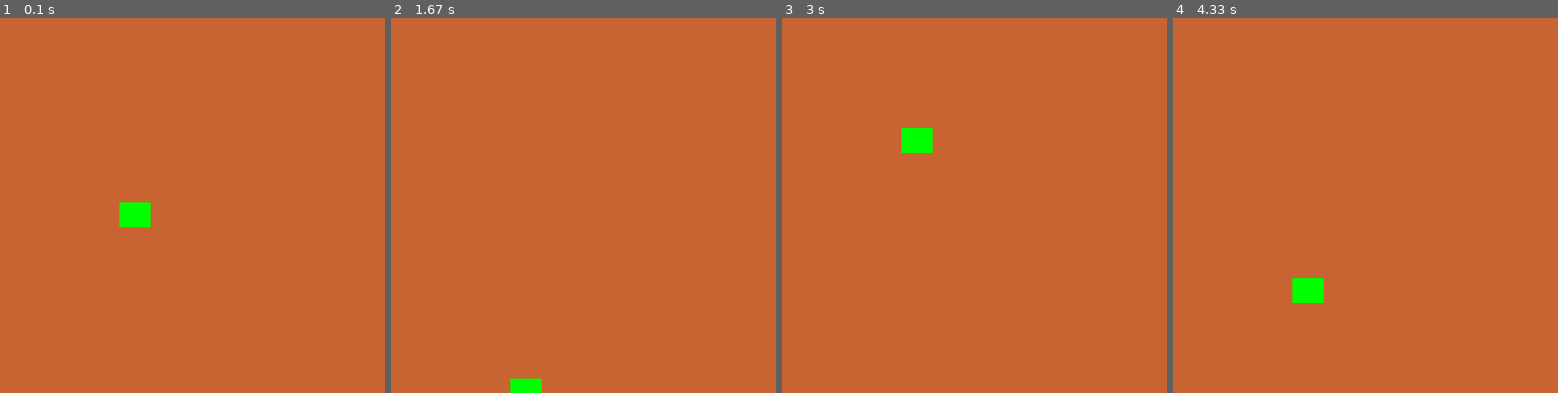
Above: before the commit, frames 1-4 (left to right).
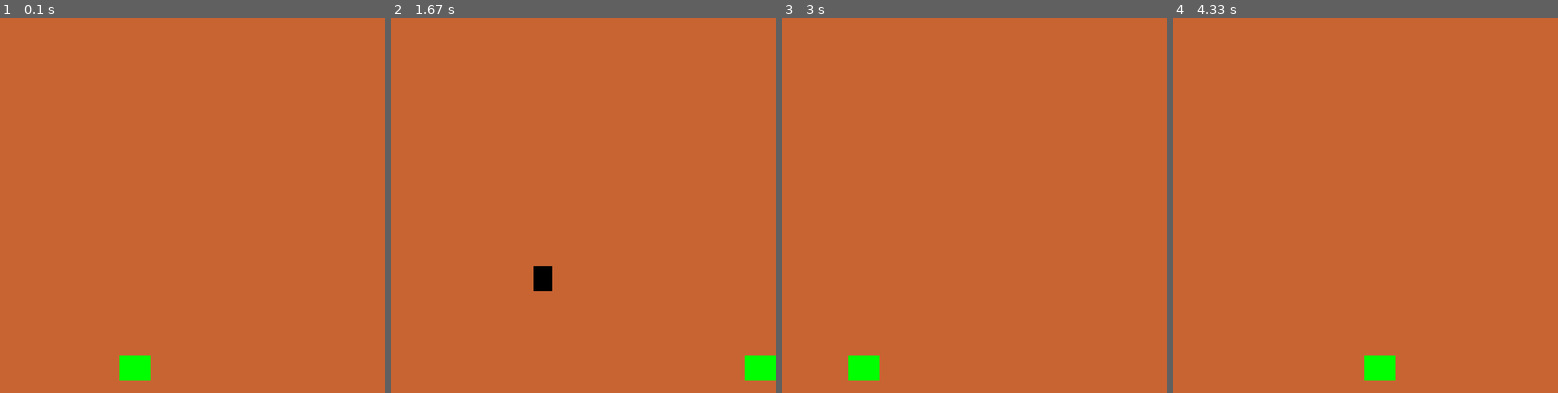
Above: after the commit, the same moments.

Repository: st10083010/pygame
Game: pygame game, started from game.py
The game is run twice, just before and just after one commit, with the same random seed, the same clock (stepped at 60 frames per second) and the same inputs.
Inputs:
- Up to frame 1 (0.1 s): no input
- Up to frame 2 (1.67 s): hold A 0.33-0.8 s; hold Right 0.33-0.8 s; hold Right 0.83-1.3 s; hold D from 1.33 s (still down)
- Up to frame 3 (3 s): release D at 1.8 s; hold Left 1.83-2.37 s; hold A 2.4-2.8 s; hold Right from 2.83 s (still down)
- Up to frame 4 (4.33 s): release Right at 3.47 s; hold A 3.5-3.97 s; hold Right from 4 s (still down)

The runs differ from the first frame. In frame 1, 1.1% of the frame differs, in the area x 31-40%, y 49-97%; in frame 2, 1.2%, in the area x 31-100%, y 66-100%; in frame 3, 1.1%; in frame 4, 1.1%.

Commit message:
insert Rock.py

Diff:
--- /dev/null
+++ b/Rock.py
@@ -0,0 +1,21 @@
+import pygame
+import random
+
+WIDTH = 800
+HEIGHT = 600
+
+
+class Rock(pygame.sprite.Sprite):
+    def __init__(self):
+        pygame.sprite.Sprite.__init__(self)  # 引入預設函式
+        self.image = pygame.Surface((30, 40))  # 石頭面積
+        self.image.fill((0, 0, 0))  # 石頭顏色
+
+        self.rect = self.image.get_rect()  # 定位
+        self.rect.x = random.randrange(0, WIDTH - self.rect.width)  # 座標
+        self.rect.y = random.randrange(-100, -40)
+
+        self.speedy = 5  # Y 軸速度控制
+
+    def update(self):
+        self.rect.y += self.speedy
--- a/game.py
+++ b/game.py
@@ -1,6 +1,7 @@
 # space shooting game
 
 import pygame
+import Rock
 
 FPS = 60
 TITLE = pygame.display.set_caption("game")  # 標題
@@ -20,19 +21,32 @@
         pygame.sprite.Sprite.__init__(self)  # 引入預設函式
         self.image = pygame.Surface((50, 40))  # 玩家面積
         self.image.fill((0, 255, 0))  # 玩家顏色
+
         self.rect = self.image.get_rect()  # 定位
-        self.rect.center = (WIDTH/2, HEIGHT/2)  # 初始座標 左上角為(0, 0) 正中央寫法
+        self.rect.centerx = WIDTH/2  # 初始座標 左上角為(0, 0) 正中央寫法
+        self.rect.bottom = HEIGHT - 20
+
+        self.speedx = 10  # X 軸速度控制
 
     def update(self):
-        self.rect.y += 3
-        if self.rect.top > HEIGHT:
-            self.rect.bottom = 0
+        keyPressed = pygame.key.get_pressed()  # 回傳boolean值 當鍵盤有按鍵被按下去 回傳True
+        if keyPressed[pygame.K_RIGHT] or keyPressed[pygame.K_d]:  # 右鍵是否觸發(方向鍵)
+            self.rect.x += self.speedx
+        if keyPressed[pygame.K_LEFT] or keyPressed[pygame.K_a]:  # 左鍵是否觸發(方向鍵)
+            self.rect.x -= self.speedx
+
+        if self.rect.right > WIDTH:
+            self.rect.right = WIDTH
+        if self.rect.left < 0:
+            self.rect.left = 0
 
 
 allSprites = pygame.sprite.Group()  # 建立群組，群組內的物件通通會被一起控制
 player = Player()
 allSprites.add(player)
 
+rock = Rock.Rock()
+allSprites.add(rock)
 
 running = True
 
